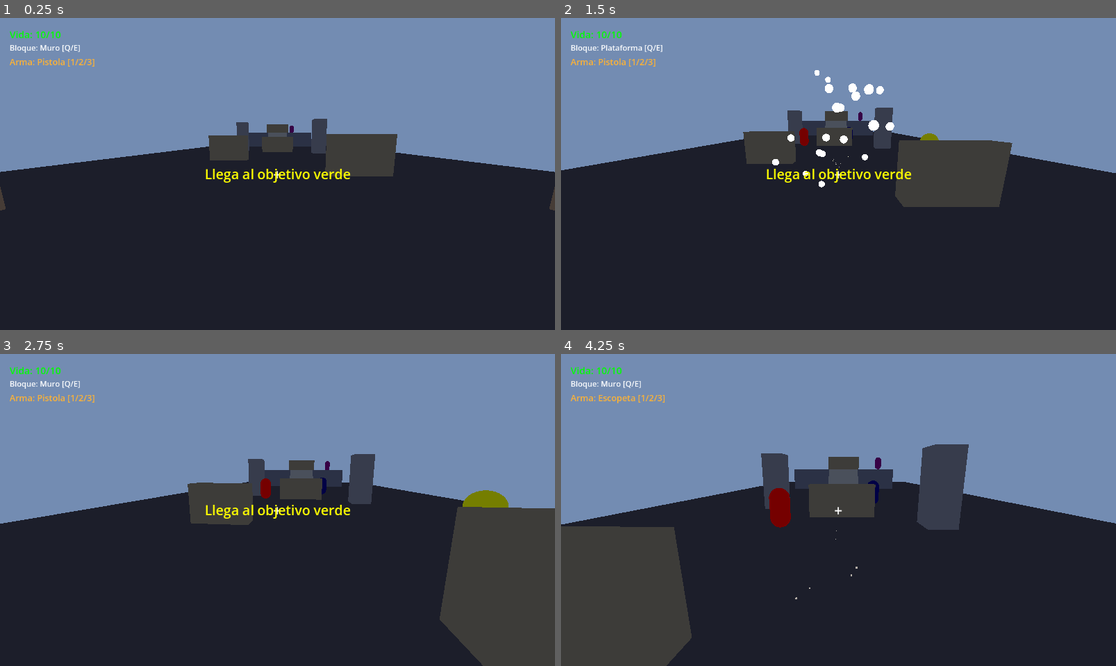
Above: before the commit, frames 1-4 (two rows, left to right).
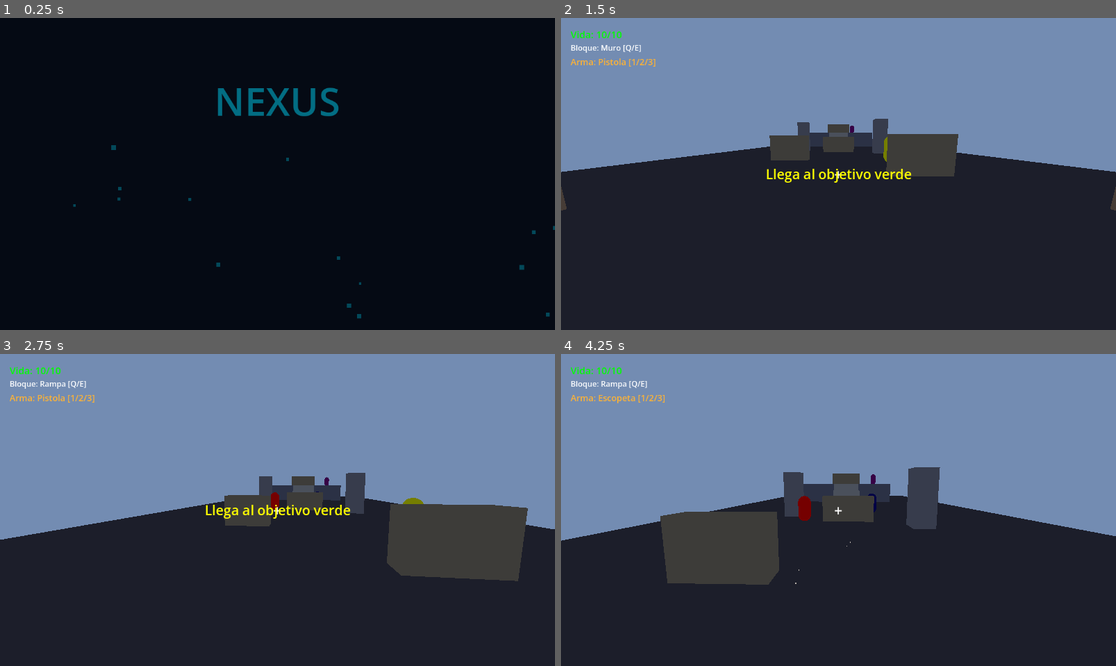
Above: after the commit, the same moments.

Repository: kilder16/NEXUS
Game: Godot game, scene res://scenes/ui/main_menu.tscn
Same seed, same stepped clock (60 frames per second), same inputs: the game is played once before the commit and once after it. Before the commit the project starts from res://scenes/levels/level_01.tscn.
Inputs (mouse positions are in pixels of both pictures, inside the frame that each line leads up to):
- Up to frame 1 (0.25 s): no input
- Up to frame 2 (1.5 s): tap Enter at 0.5 s; move the mouse to (866, 174) at 0.52 s; hold Up 0.53-1.25 s; tap Q at 0.6 s; click (866, 174) at 0.67 s; tap Space at 0.77 s; click (838, 192) at 1.25 s, where only the run after the commit has a clickable "JUGAR"
- Up to frame 3 (2.75 s): tap Space at 2, 2.27 s; move the mouse to (249, 510) at 2.02 s; hold Up from 2.03 s (still down); tap E at 2.1 s
- Up to frame 4 (4.25 s): keep holding Up; move the mouse to (849, 503) at 2.77 s; tap 1 at 2.85 s; move the mouse to (832, 516) at 3.52 s; tap 2 at 3.6 s; click (832, 516) at 3.67 s; tap Space at 3.77 s

The runs differ from the first frame. In frame 1, 46% of the frame differs, in the area x 0-100%, y 0-97%; in frame 2, 6.9%; in frame 3, 15%; in frame 4, 21%.

Commit message:
docs: add README.md + game now boots from main menu
- README.md: project portfolio README in English (overview, features,
  controls, technical highlights, status, roadmap, run instructions)
- project.godot: main_scene set to main_menu.tscn (was level_01.tscn),
  so F5 launches the menu first; JUGAR button enters level_01

Co-Authored-By: Claude Opus 4.7 <noreply@anthropic.com>

Diff:
--- a/project.godot
+++ b/project.godot
@@ -11,7 +11,7 @@
 [application]
 
 config/name="Proyectos\\NEXUS"
-run/main_scene="res://scenes/levels/level_01.tscn"
+run/main_scene="uid://dqn885mn25ivm"
 config/features=PackedStringArray("4.6", "Forward Plus")
 config/icon="res://icon.svg"
 
Not shown, added: README.md
